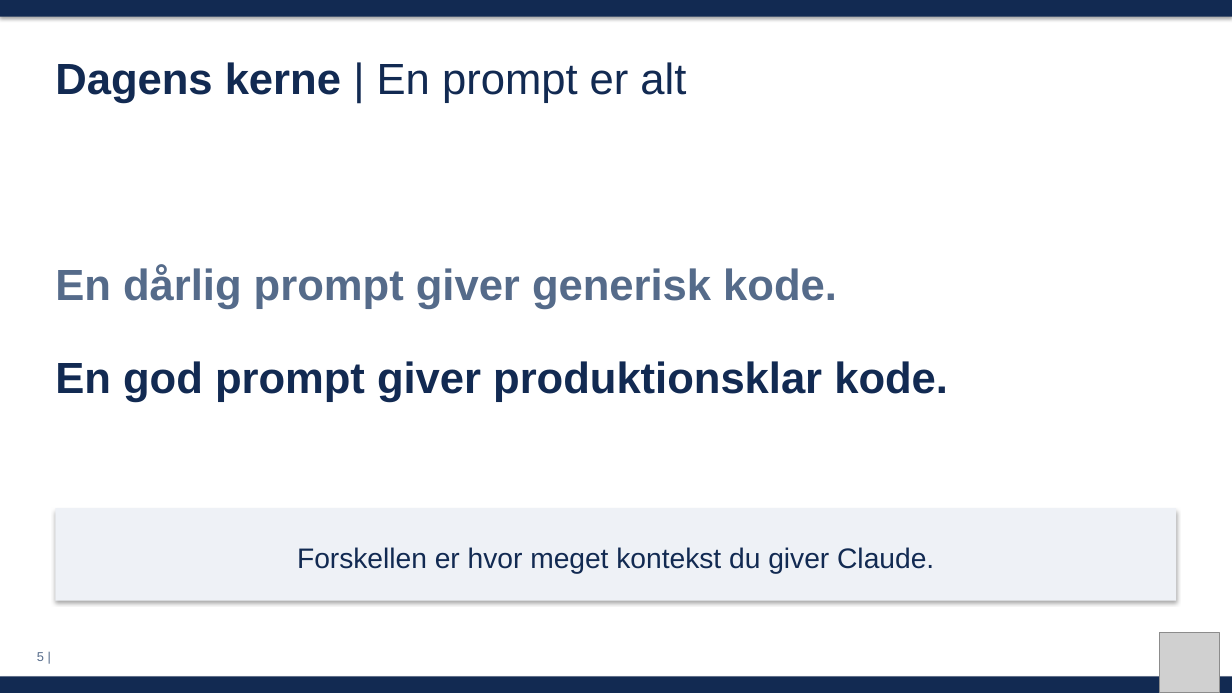
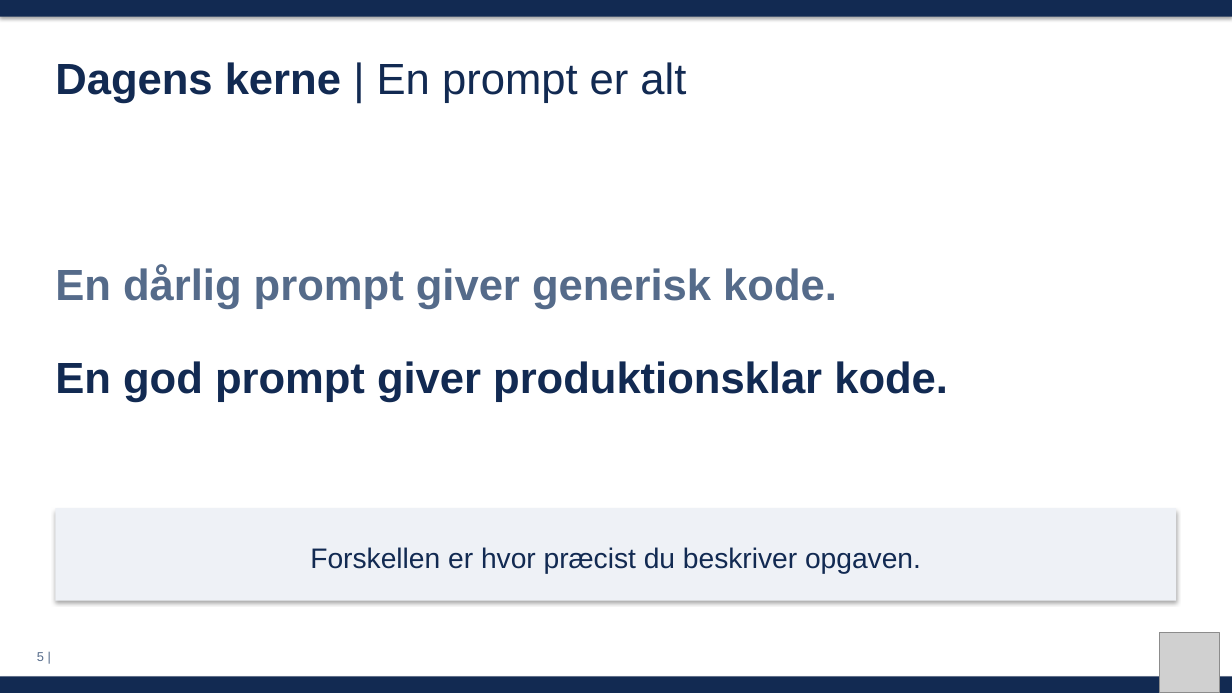
Before and after one commit to MatiasGramkow/EDCxClaudeWorkshop, a slide deck: slide 5 of slides/session1.pptx. Drawn at 1232x693 pixels with LibreOffice and Linux fonts; fonts in the diff are those of the drawing; grey boxes stand for pictures. Boxes give left, top, right and bottom in pixels: in the first picture for what was removed or moved away, otherwise in the second. Text is boxed around its words. In the diff, an @@ line names an element or a change of style, - is before the commit and + after.

```diff
--- a/slides/session1.pptx
+++ b/slides/session1.pptx
@@ text at [310, 547, 921, 574]: text changed @@
-Forskellen er hvor meget kontekst du giver Claude.
+Forskellen er hvor præcist du beskriver opgaven.
```
Also in this commit, not shown: 1 other slide changed, 2 other files.
